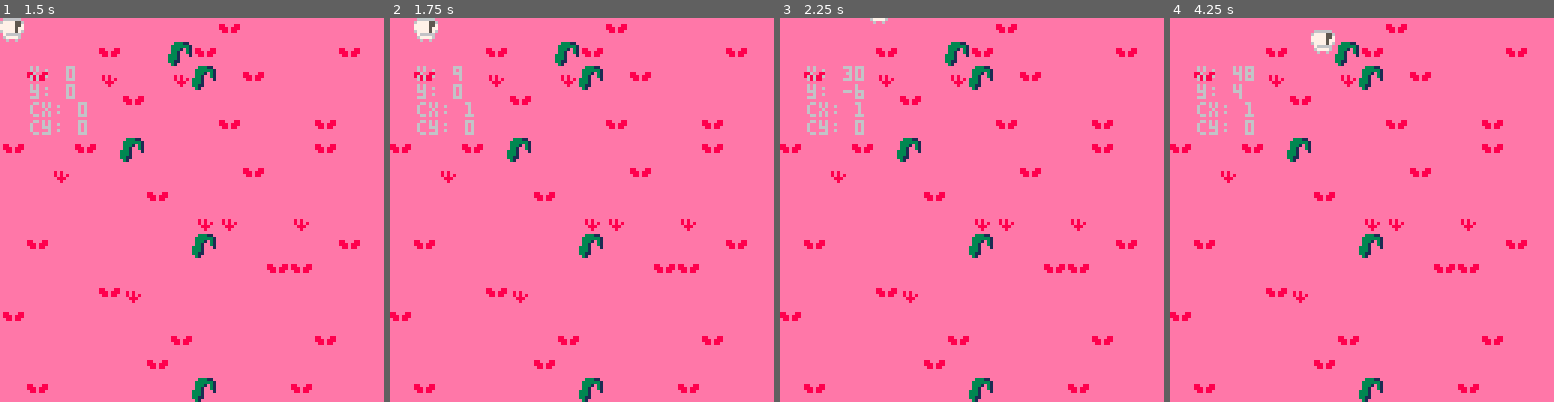
Above: before the commit, frames 1-4 (left to right).
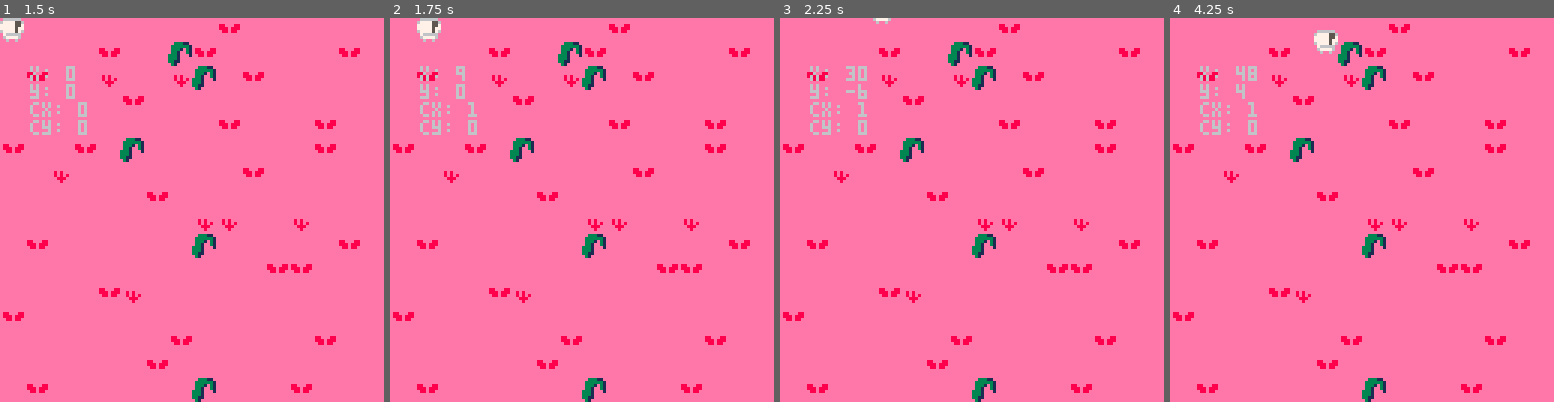
Above: after the commit, the same moments.

Repository: ARKANYOTA/ludumdare47
Game: PICO-8 cartridge arkanv1.p8
The game is run twice, just before and just after one commit, with the same random seed, the same clock (stepped at 60 frames per second) and the same inputs.
Inputs:
- Up to frame 1 (1.5 s): no input
- Up to frame 2 (1.75 s): hold Right from 1.6 s (still down)
- Up to frame 3 (2.25 s): release Right at 2.1 s; hold Up from 2.15 s (still down)
- Up to frame 4 (4.25 s): release Up at 2.42 s; hold Right 2.47-3.03 s; hold Left 3.08-3.58 s; hold Down 3.63-3.97 s; hold Right from 4.02 s (still down)

Frame 1 is identical in both runs. In frame 2, 4.5% of the frame differs, in the area x 0-94%, y 0-100%; in frame 3, 4.4%; in frame 4, 4.6%, in the area x 0-94%, y 1-100%.

Commit message:
Update arkanv1.p8

Diff:
--- a/arkanv1.p8
+++ b/arkanv1.p8
@@ -16,6 +16,8 @@
 anims={
 	afk={1,7,4,9},
 }
+
+safearea=1
 -->8
 --update
 function _update60()
@@ -53,7 +53,6 @@
 		cx = 0
 	end
 	--camera
-	camera(cx,cy)
 end
 -->8
 --draw
